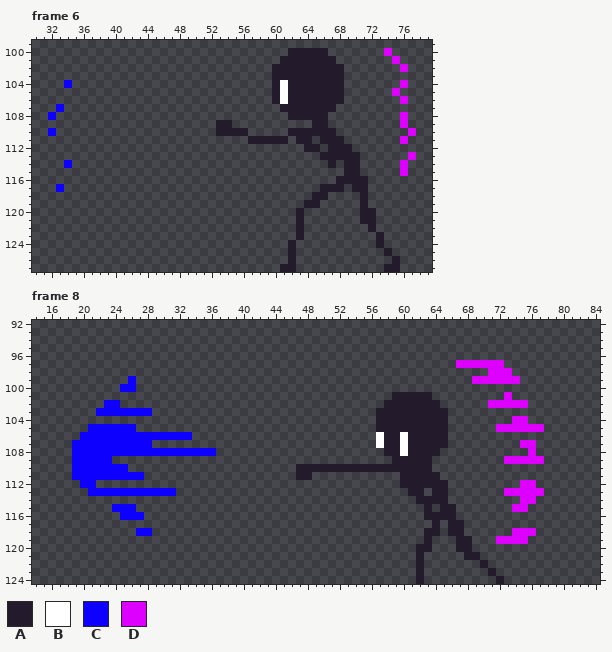
Pixel-art file: Assets/Sprites/the new-melee.aseprite. The picture above was drawn from the file before the commit.
128x128 pixels, 20 frames. Shown: frame 6: x 30..79, y 99..127; frame 8: x 14..84, y 92..124. The commit also changed other frames, which this record leaves out.
Visible layers, top first: "Layer 3", "Layer 2", "Layer 1".
Palette (. is transparent): A #231b2c  B #ffffff  C #0e00ff  D #dd00ff
Pixels before, frame 6, first column x 32:
100 ..............................AAAAA.......D...
101 .............................AAAAAAA.......D..
102 ............................AAAAAAAAA.......D.
103 ............................AAAAAAAAA.........
104 ..C.........................ABAAAAAAA.......D.
105 ............................ABAAAAAAA......D..
106 ............................ABAAAAAAA.......D.
107 .C...........................AAAAAAA..........
108 C.............................AAAAA.........D.
109 .....................AA..........AA.........D.
110 C....................AAAA.....AAAAAA.........D
111 .........................AAAAA.AA.AAA.......D.
112 ................................AA.AAA........
113 ..................................AAAAA......D
114 ..C................................A.AA.....D.
115 .....................................AA.....D.
116 ....................................AAAA......
117 .C................................AAA.AA......
118 .................................AA....A......
119 ................................AA.....A......
120 ...............................A.......AA.....
121 ...............................A.......AA.....
122 ...............................A........A.....
123 ...............................A.........A....
124 ..............................A..........A....
125 ..............................A...........A...
126 ..............................A............A..
127 .............................AA...........AA..
Pixels before, frame 8, first column x 19:
 97 ................................................DDDDDD.....
 98 ....................................................DDD....
 99 .......C..........................................DDDDDD...
100 ......CC...................................................
101 ........................................AAAAA.........D....
102 ....CC.................................AAAAAAA......DDDDD..
103 ...CCCCCCC............................AAAAAAAAA............
104 ......................................AAAAAAAAA........DD..
105 ..CCCCCC..............................AAAAAAAAA......DDDDDD
106 .CCCCCCCCCCCCCC.......................BAABAAAAA............
107 CCCCCCCCCC............................BAABAAAAA.........DD.
108 CCCCCCCCCCCCCCCCCC.....................AABAAAA...........D.
109 CCCCC...................................AAAAA.........DDDDD
110 CCCCCCC.....................AAAAAAAAAAAAAAAAA..............
111 CCCCCCCCC...................AA...........AAAAA.............
112 .CC......................................AAAAAA.........DD.
113 ..CCCCCCCCCCC.............................AA.AA.......DDDDD
114 ...........................................AAAA.........DD.
115 .....CCC....................................A.AA.......DD..
116 ......CCC...................................AAAA...........
117 .............................................A.AA..........
118 ........CC..................................AA.AA......DDD.
119 ............................................A...AA...DDDD..
120 ...........................................AA...AA.........
121 ...........................................A.....AA........
122 ...........................................A.......A.......
123 ...........................................A........A......
124 ...........................................A.........A.....
And afterwards:
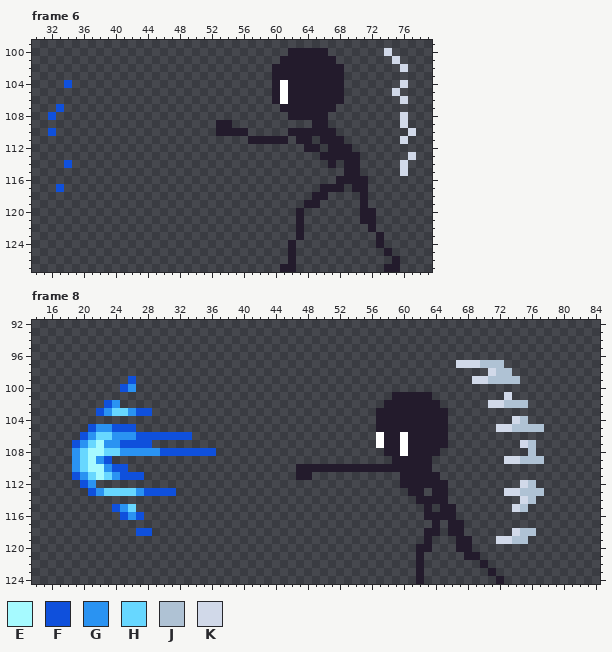
Colours new in this view: E #a6faff  F #0f50dc  G #2a93f2  H #67d7ff  J #afc2d4  K #d1d9e9
Log entry: melee animation completed heehehehehe
Edits made:
layer "Layer 2" now hidden
layer "Layer 3" now hidden
layer "Layer 2 Copy" added
layer "Layer 3 Copy" added
Changed rows in their new state; - is an unchanged pixel.
Frame 6, layers "Layer 3 Copy", "Layer 2 Copy":
first column x 32:
100 ------------------------------------------K---
101 -------------------------------------------K--
102 --------------------------------------------K-
104 --F-----------------------------------------K-
105 -------------------------------------------K--
106 --------------------------------------------K-
107 -F--------------------------------------------
108 F-------------------------------------------K-
109 --------------------------------------------K-
110 F--------------------------------------------K
111 --------------------------------------------K-
113 ---------------------------------------------K
114 --F-----------------------------------------K-
115 --------------------------------------------K-
117 -F--------------------------------------------
Frame 8, layers "Layer 3 Copy", "Layer 2 Copy":
first column x 19:
 97 ------------------------------------------------KKKJJJ-----
 98 ----------------------------------------------------KJJ----
 99 -------F------------------------------------------KKJJJJ---
100 ------FG---------------------------------------------------
101 ------------------------------------------------------K----
102 ----FG----------------------------------------------KKJJJ--
103 ---FGHHGFF-------------------------------------------------
104 -------------------------------------------------------KJ--
105 --FGGFFF---------------------------------------------KKJJJJ
106 -FGHHGGGFFFFFFF--------------------------------------------
107 FGHEGGFFFF----------------------------------------------KJ-
108 GHEEHHGGGGGFFFFFFF---------------------------------------J-
109 GHEGF-------------------------------------------------KKJJJ
110 GHEEGFF----------------------------------------------------
111 FGHEHGFFF--------------------------------------------------
112 -FG-----------------------------------------------------KJ-
113 --FGHHHHGFFFF-----------------------------------------KKJJJ
114 --------------------------------------------------------KJ-
115 -----FGH-----------------------------------------------KJ--
116 ------FGF--------------------------------------------------
118 --------FF---------------------------------------------KJJ-
119 -----------------------------------------------------KKJJ--
